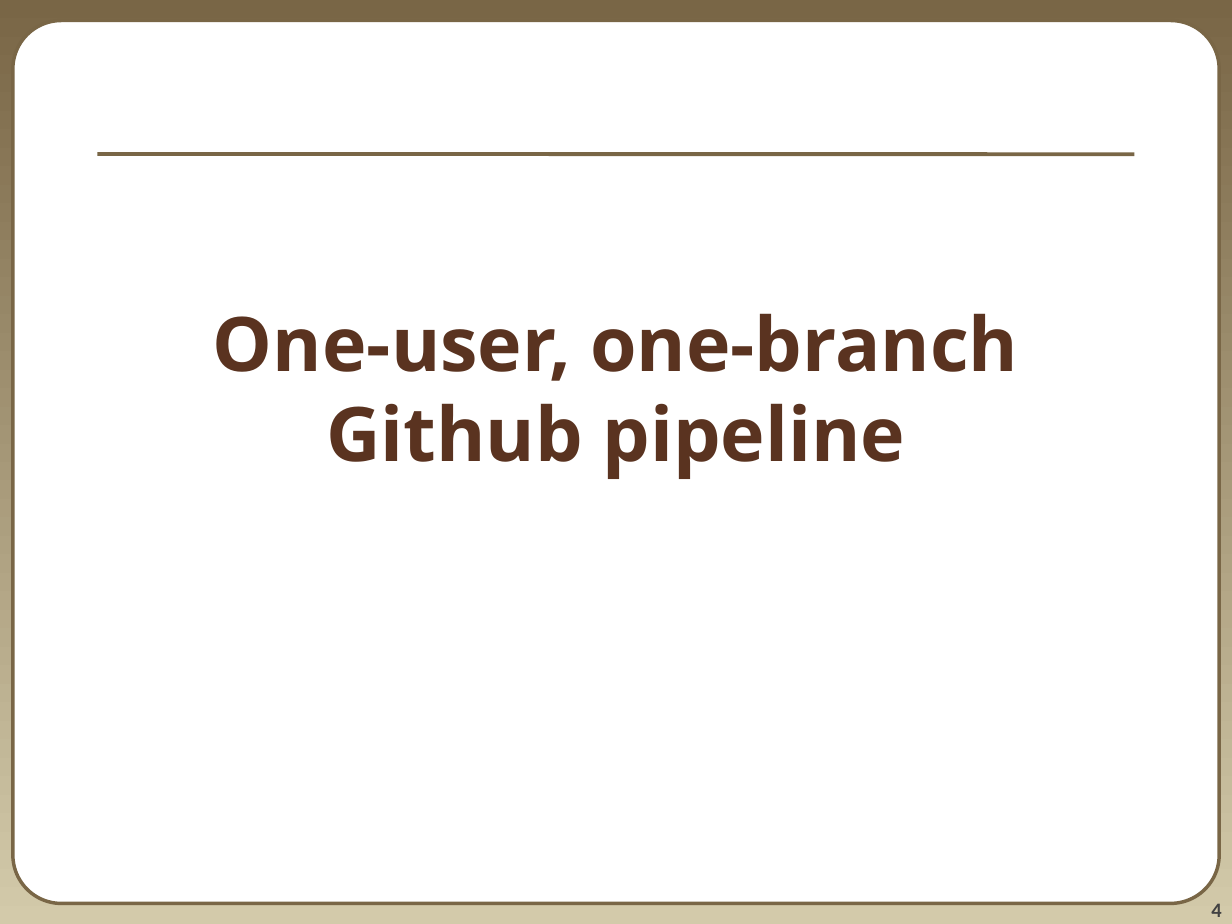
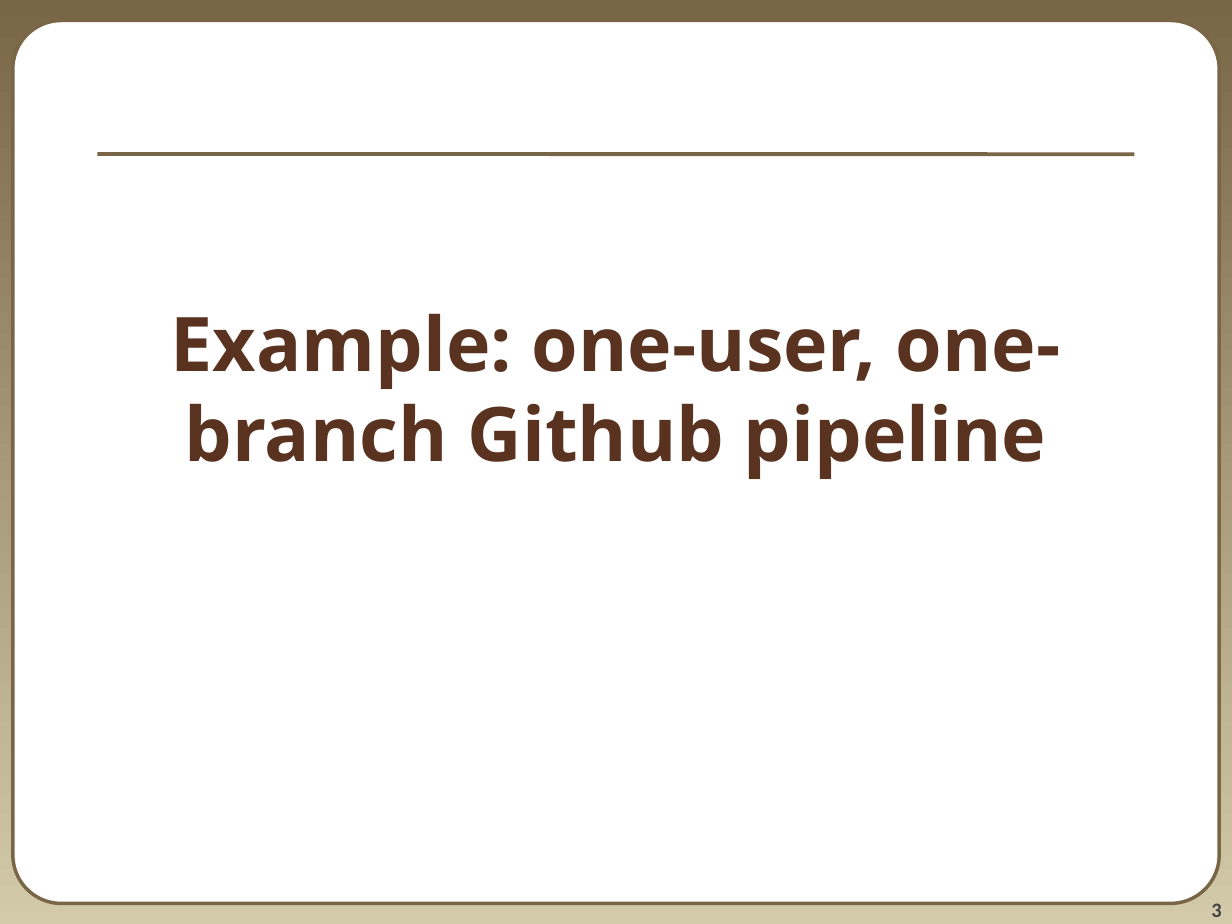
Before and after one commit to lahoffm/github_help, a slide deck: slide 3 of Github introduction Lukas.pptx (slide 4 before the commit). Drawn at 1232x924 pixels with LibreOffice and Linux fonts; fonts in the diff are those of the drawing. Boxes give left, top, right and bottom in pixels: in the first picture for what was removed or moved away, otherwise in the second. Text is boxed around its words. In the diff, an @@ line names an element or a change of style, - is before the commit and + after.

```diff
--- a/Github introduction Lukas.pptx
+++ b/Github introduction Lukas.pptx
@@ title at [171, 313, 1061, 479]: text changed @@
-One-user, one-branch Github pipeline
+Example: one-user, one-branch Github pipeline
@@ page number at [1211, 903, 1221, 917]: text changed @@
-4
+3
```
Also in this commit, not shown: 11 other slides changed, 5 slides added, 2 slides removed, 2 other files.
